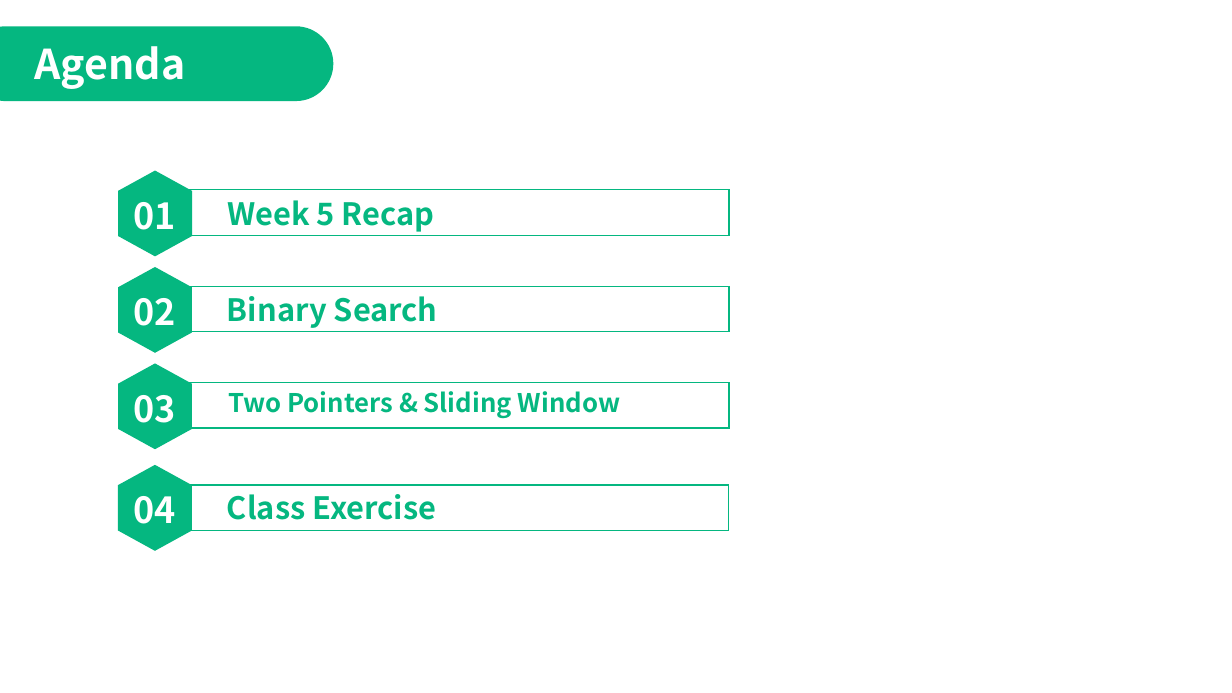
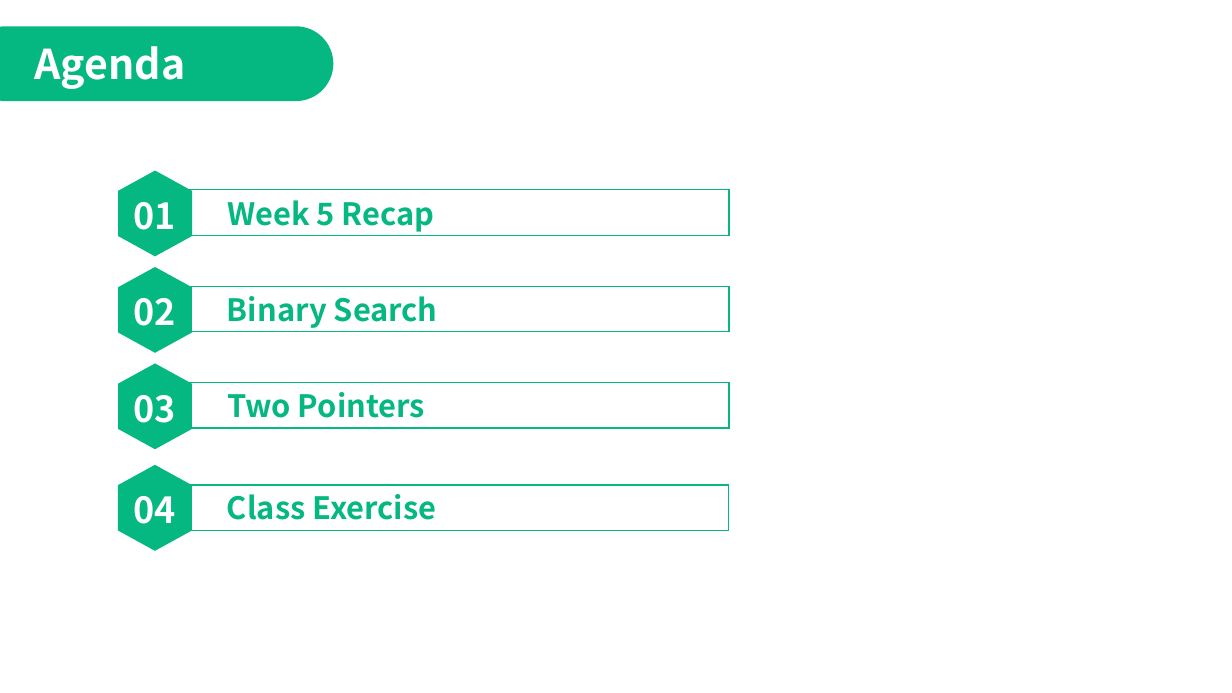
Before and after one commit to jimmyyih518/DSA2022Fall, a slide deck: slide 2 of week6/week6_slides.pptx. Drawn at 1232x693 pixels with LibreOffice and Linux fonts; fonts in the diff are those of the drawing. Boxes give left, top, right and bottom in pixels: in the first picture for what was removed or moved away, otherwise in the second. Text is boxed around its words. In the diff, an @@ line names an element or a change of style, - is before the commit and + after.

```diff
--- a/week6/week6_slides.pptx
+++ b/week6/week6_slides.pptx
@@ text at (227,392,425,418): text changed; size 20 to 24 pt @@
-Two Pointers & Sliding Window
+Two Pointers
```
Also in this commit, not shown: 11 other slides changed, 9 other files.
